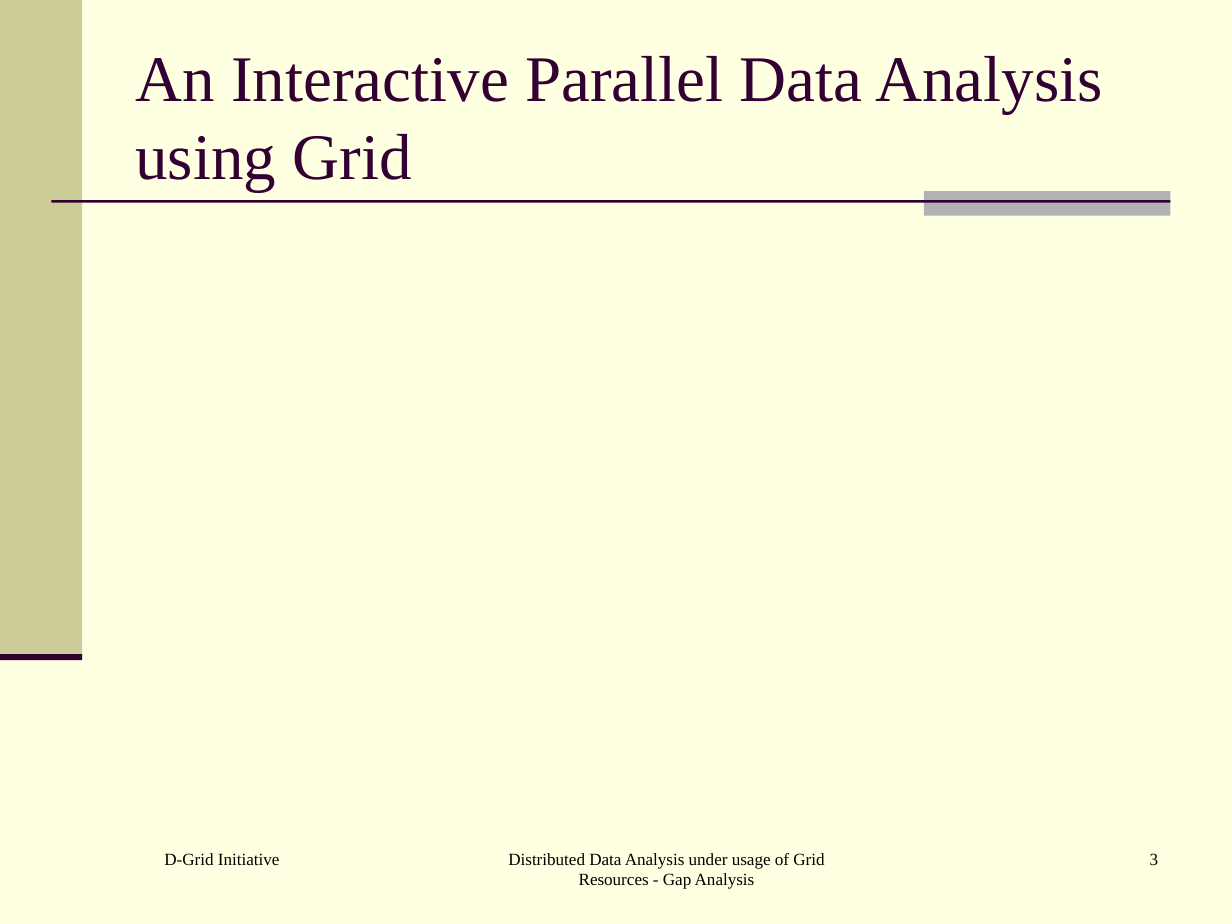
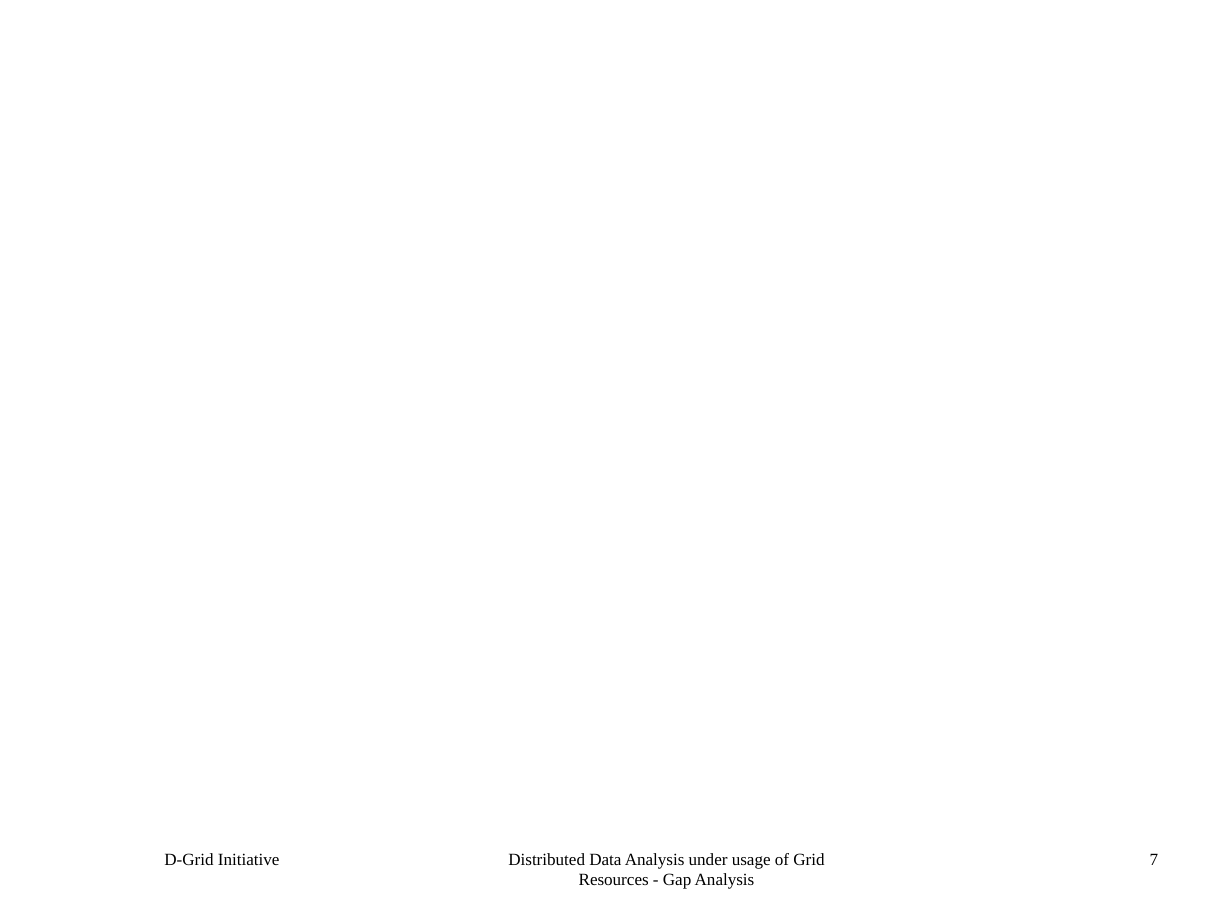
Before and after one commit to AnarManafov/PoDDocumentation, a slide deck: slide 7 of HEPCG-Workshops/2006-Nov/HEPCG-Workshops-2006-Nov.ppt (slide 3 before the commit). Drawn at 1232x924 pixels with LibreOffice and Linux fonts; fonts in the diff are those of the drawing; background and template pictures are left out. Boxes give left, top, right and bottom in pixels: in the first picture for what was removed or moved away, otherwise in the second. Text is boxed around its words. In the diff, an @@ line names an element or a change of style, - is before the commit and + after.

Commit message:
v. 0.4

```diff
--- a/HEPCG-Workshops/2006-Nov/HEPCG-Workshops-2006-Nov.ppt
+++ b/HEPCG-Workshops/2006-Nov/HEPCG-Workshops-2006-Nov.ppt
@@ background #FFFFE1 to picture (left out) @@
@@ rectangle removed at <box>0,0,83,657</box> @@
@@ title removed at <box>135,56,1103,191</box> @@
-An Interactive Parallel Data Analysis using Grid
@@ line removed from (52, 201) to (1170, 201) @@
@@ rectangle removed at <box>924,191,1170,216</box> @@
@@ line removed from (0, 657) to (83, 657) @@
@@ page number at <box>1150,853,1159,865</box>: text changed @@
-3
+7
```
Also in this commit, not shown: 2 other slides changed, 3 slides added.
